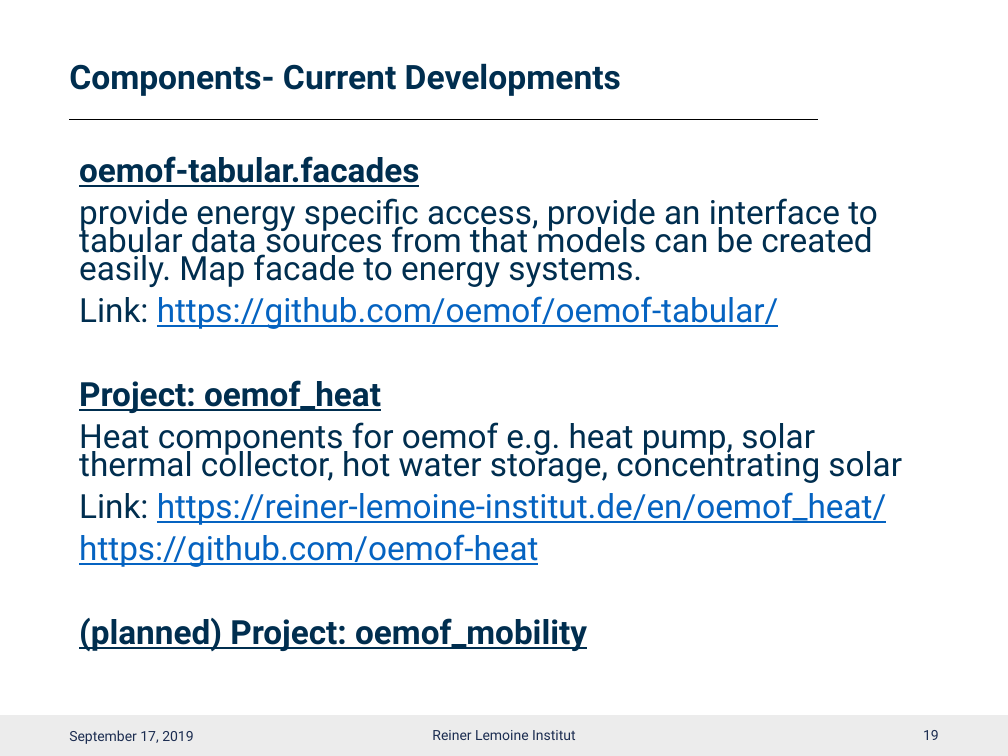
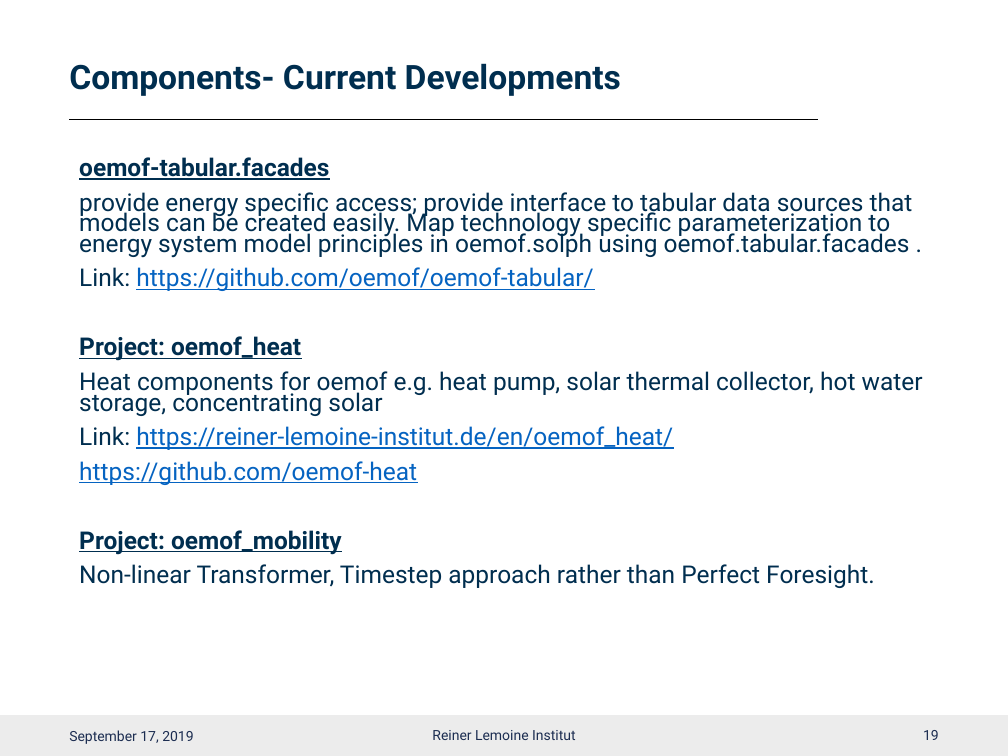
Before and after one commit to smartie2076/oemof_workshop, a slide deck: slide 20 of Oemof_Workshop_05_Components.pptx. Drawn at 1008x756 pixels with LibreOffice and Linux fonts; fonts in the diff are those of the drawing; background and template pictures are left out. Boxes give left, top, right and bottom in pixels: in the first picture for what was removed or moved away, otherwise in the second. Text is boxed around its words. In the diff, an @@ line names an element or a change of style, - is before the commit and + after.

Commit message:
bug fixes in 03_oemof_basic_component.ipynb and updated presentation

```diff
--- a/Oemof_Workshop_05_Components.pptx
+++ b/Oemof_Workshop_05_Components.pptx
@@ text at (79,157,923,485): size 23.8 to 17.5 pt in "oemof-tabular.facades", "Link: https://github.com/oemof/oemof-tabular/", "Project: oemof_heat", "Heat components for oemof e.g. heat pump, ..." and 2 more places @@
@@ text at (79,192,913,258): text changed; size 23.8 to 17.5 pt @@
-provide energy specific access, provide an interface to tabular data sources from that models can be created easily. Map facade to energy systems.
+provide energy specific access; provide interface to tabular data sources that models can be created easily. Map technology specific parameterization to energy system model principles in oemof.solph using oemof.tabular.facades .
@@ text at (79,530,875,588): text changed; size 23.8 to 17.5 pt; bold off @@
-(planned) Project: oemof_mobility
+Project: oemof_mobility
+Non-linear Transformer, Timestep approach rather than Perfect Foresight.
```
Also in this commit, not shown: 9 other slides changed, 3 other files.
